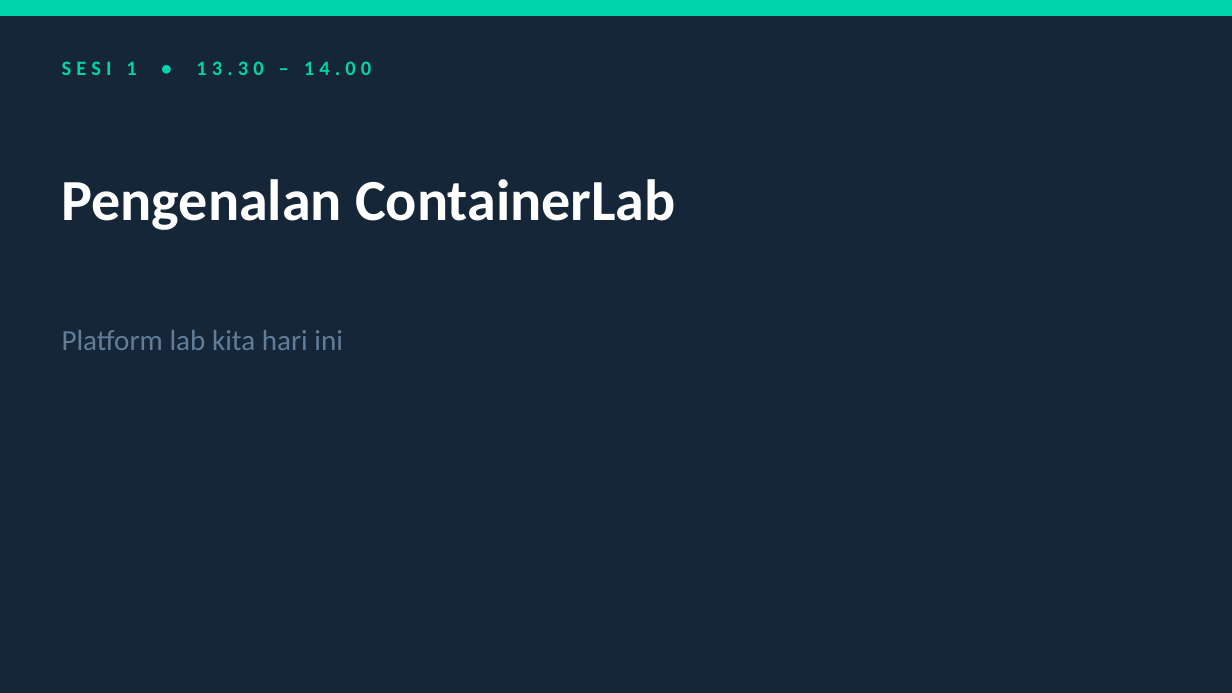
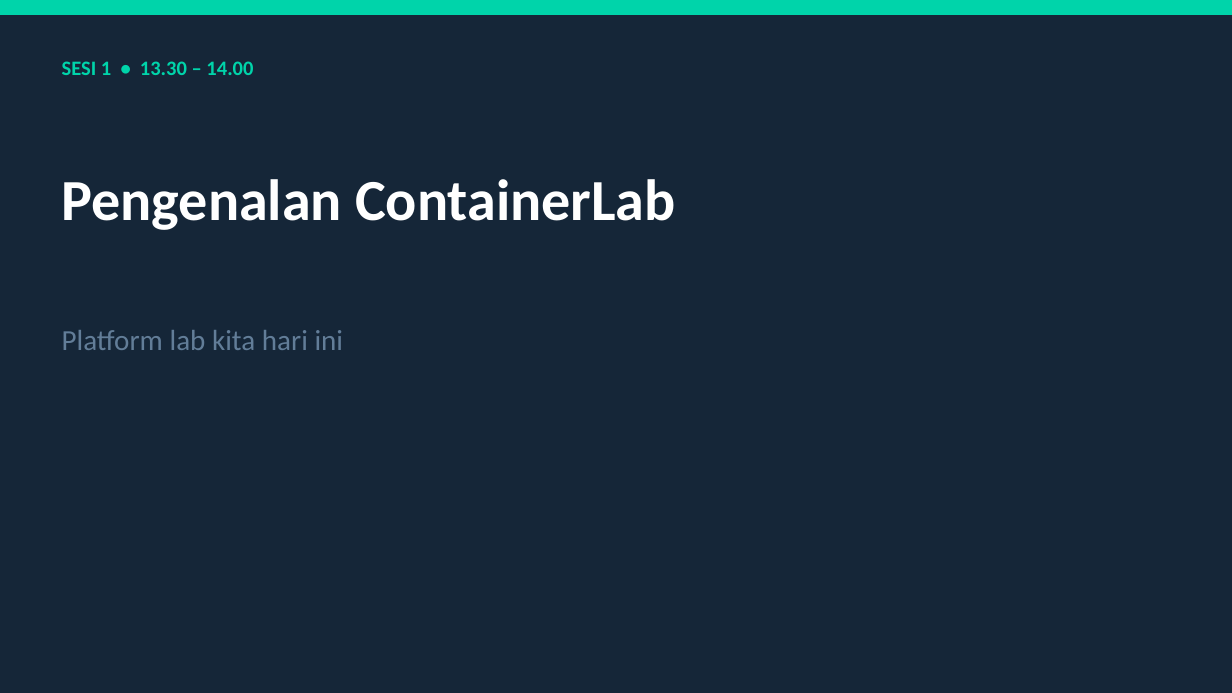
Before and after one commit to indi9o/bgp-workshop-labs, a slide deck: slide 2 of hari1/BGP-Workshop-Hari1.pptx. Drawn at 1232x693 pixels with LibreOffice and Linux fonts; fonts in the diff are those of the drawing. Boxes give left, top, right and bottom in pixels: in the first picture for what was removed or moved away, otherwise in the second. Text is boxed around its words. In the diff, an @@ line names an element or a change of style, - is before the commit and + after.

```diff
--- a/hari1/BGP-Workshop-Hari1.pptx
+++ b/hari1/BGP-Workshop-Hari1.pptx
@@ text "SESI 1 • 13.30 – ..." at [62,61,253,75]: letter spacing 3 to 0 pt @@
```
Also in this commit, not shown: 24 other slides changed, 1 other file.
